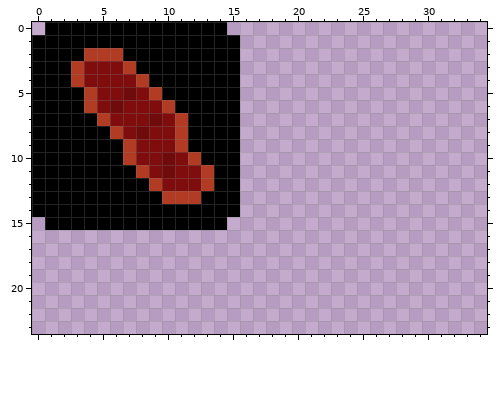
A sprite sheet gets an edit: core/src/main/assets/gui/large_diseases.png. Above: the version before the commit.
The file is 256x64 pixels. Shown: x 0..34, y 0..23.
And afterwards:
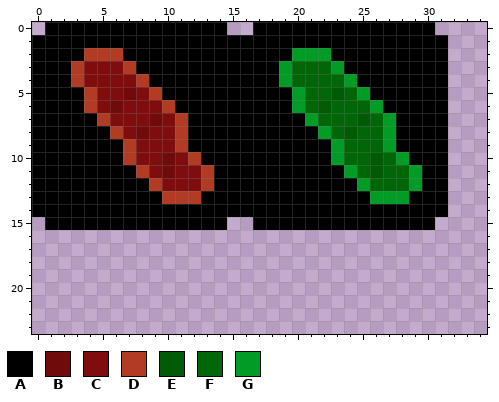
Palette (. is transparent): A #000000  B #700b0b  C #7f0d0d  D #b23b24  E #005a06  F #006607  G #009c25
Edits made:
{"y":0,"x":17,"old":"..............","new":"AAAAAAAAAAAAAA"}
{"y":1,"x":16,"old":"................","new":"AAAAAAAAAAAAAAAA"}
{"y":2,"x":16,"old":"................","new":"AAAAGGGAAAAAAAAA"}
{"y":3,"x":16,"old":"................","new":"AAAGFFFGAAAAAAAA"}
{"y":4,"x":16,"old":"................","new":"AAAGFFFFGAAAAAAA"}
{"y":5,"x":16,"old":"................","new":"AAAAGFFEFGAAAAAA"}
{"y":6,"x":16,"old":"................","new":"AAAAGFEFFFGAAAAA"}
{"y":7,"x":16,"old":"................","new":"AAAAAGFFFEFGAAAA"}
{"y":8,"x":16,"old":"................","new":"AAAAAAGFEFFGAAAA"}
{"y":9,"x":16,"old":"................","new":"AAAAAAAGFFFGAAAA"}
{"y":10,"x":16,"old":"................","new":"AAAAAAAGFFEFGAAA"}
{"y":11,"x":16,"old":"................","new":"AAAAAAAAGFEFFGAA"}
{"y":12,"x":16,"old":"................","new":"AAAAAAAAAGFFFGAA"}
{"y":13,"x":16,"old":"................","new":"AAAAAAAAAAGGGAAA"}
{"y":14,"x":16,"old":"................","new":"AAAAAAAAAAAAAAAA"}
{"y":15,"x":17,"old":"..............","new":"AAAAAAAAAAAAAA"}
{"label":"added","picture_box":[240,22,448,230]}
